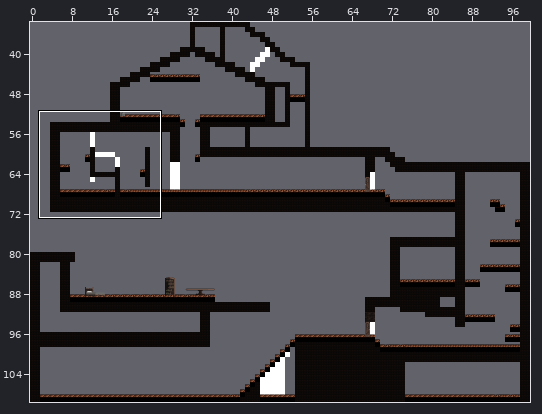
Level history. Tiled map (JSON): assets/Tiled/super_mario.json. The picture above shows the old version from afar; the outline marks the close-up.
Close-up. As it was:
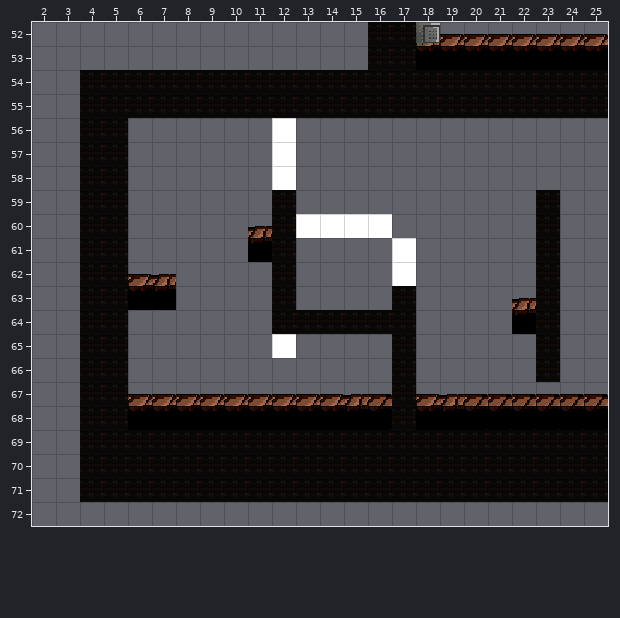
Cells are 16x16 px. Shown: x 2..25, y 52..72. The commit also changed other parts of the map, which this record leaves out. Tiles whose own drawing changed are shown in their newer look in all pictures.
After:
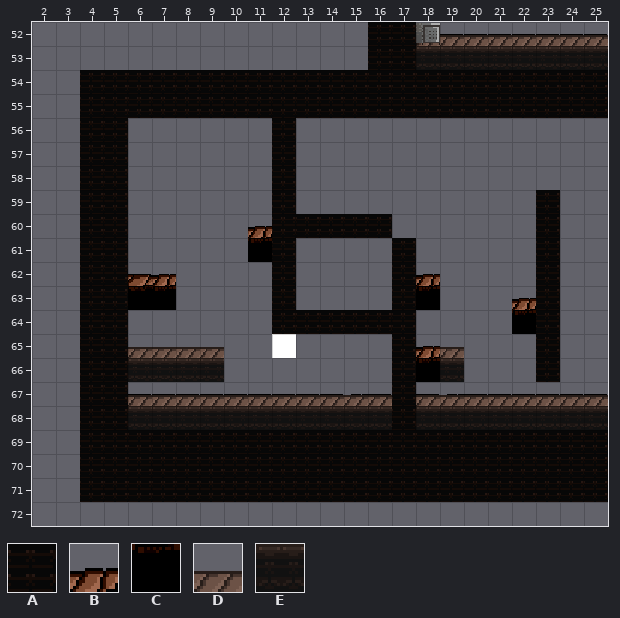
Key: from "SuperMarioBros-World1-1": A 163, B 337, C 357, D 361, E 381.
_ is an empty cell.
Tiles of an added or newly shown layer are drawn over the layers below it.
Changes in this commit:
Layer "World1" (now shown):
The edit adds tile A in rows 56 to 58 at x 12; in row 60 at x 13 to 16; in rows 61 to 62 at x 17.
The edit adds tile B in row 62 at x 18; in row 65 at x 18.
The edit adds tile C in row 63 at x 18; in row 66 at x 18.
The edit adds tile D in row 52 at x 18 to 25; in row 65 at x 6 to 9 and 19; in row 67 at x 6 to 16 and 18 to 25.
The edit adds tile E in row 53 at x 18 to 25; in row 66 at x 6 to 9 and 19; in row 68 at x 6 to 16 and 18 to 25.
Where, in picture pixels (left, top, right, bottom), the same in both close-ups:
added: (416, 35, 608, 70)
added: (272, 118, 296, 190)
added: (296, 214, 440, 310)
added: (128, 347, 392, 430)
added: (416, 346, 608, 430)
